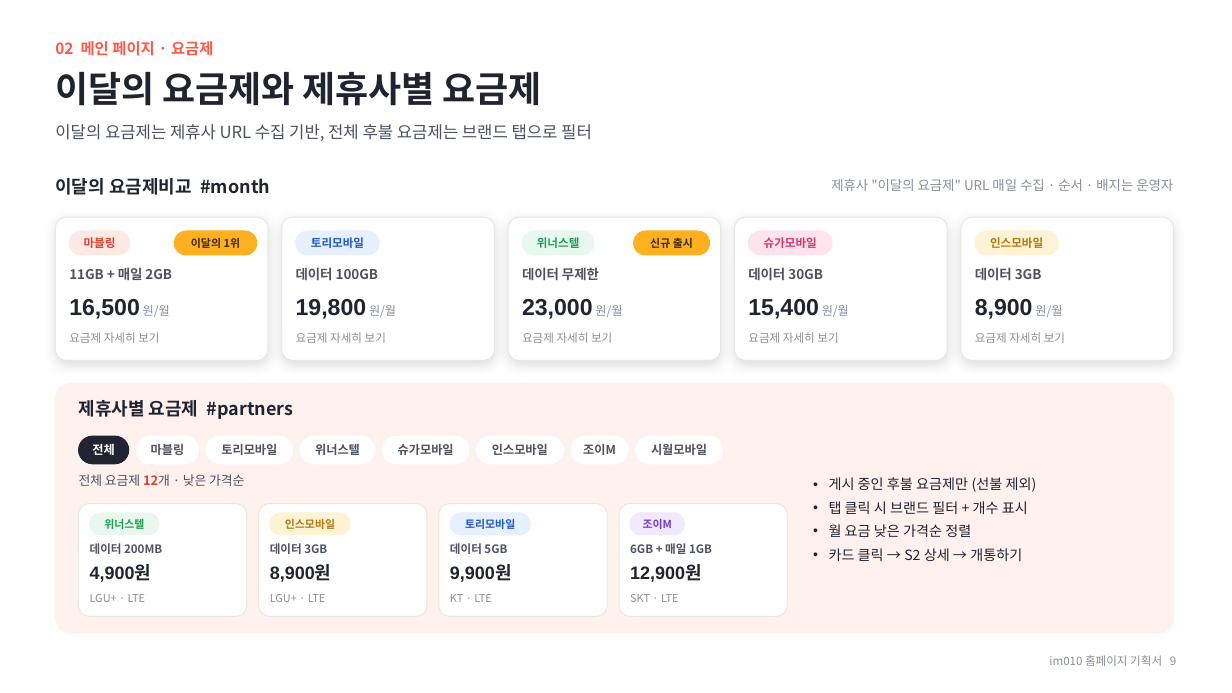
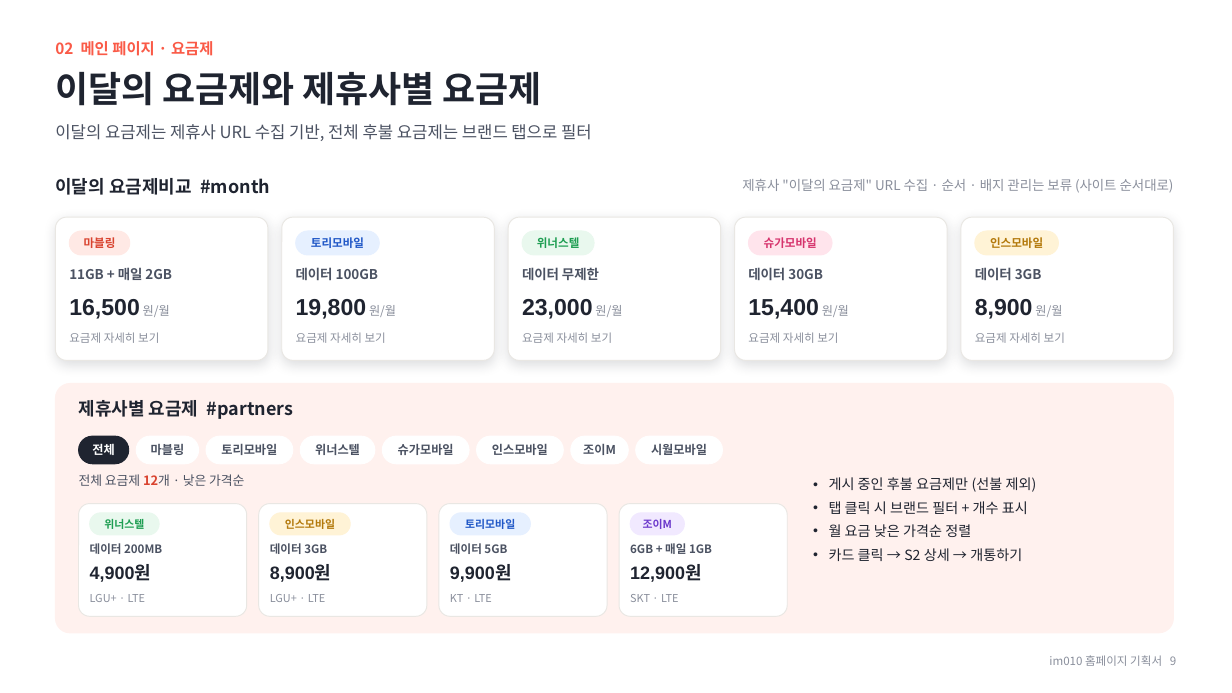
Before and after one commit to chlee-oss/im010, a slide deck: slide 9 of im010_기획서.pptx. Drawn at 1232x693 pixels with LibreOffice and Linux fonts; fonts in the diff are those of the drawing. Boxes give left, top, right and bottom in pixels: in the first picture for what was removed or moved away, otherwise in the second. Text is boxed around its words. In the diff, an @@ line names an element or a change of style, - is before the commit and + after.

```diff
--- a/im010_기획서.pptx
+++ b/im010_기획서.pptx
@@ text at box(742, 179, 1174, 193): text changed @@
-제휴사 "이달의 요금제" URL 매일 수집 · 순서 · 배지는 운영자
+제휴사 "이달의 요금제" URL 수집 · 순서 · 배지 관리는 보류 (사이트 순서대로)
@@ rounded rectangle removed at box(175, 231, 257, 255) @@
-이달의 1위
@@ rounded rectangle removed at box(634, 231, 710, 255) @@
-신규 출시
```
Also in this commit, not shown: 14 other slides changed, 1 slide added, 1 slide removed, 3 other files.
